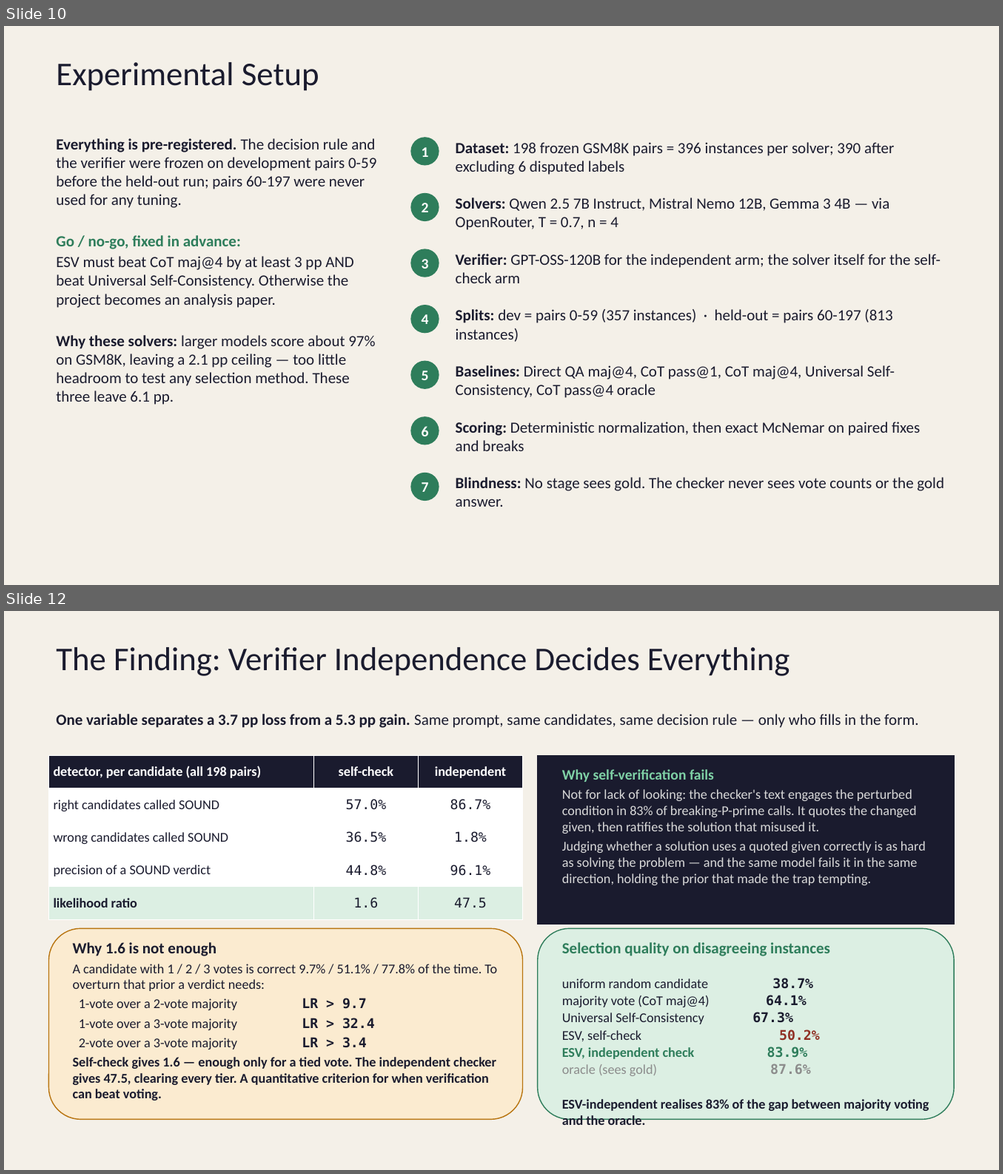
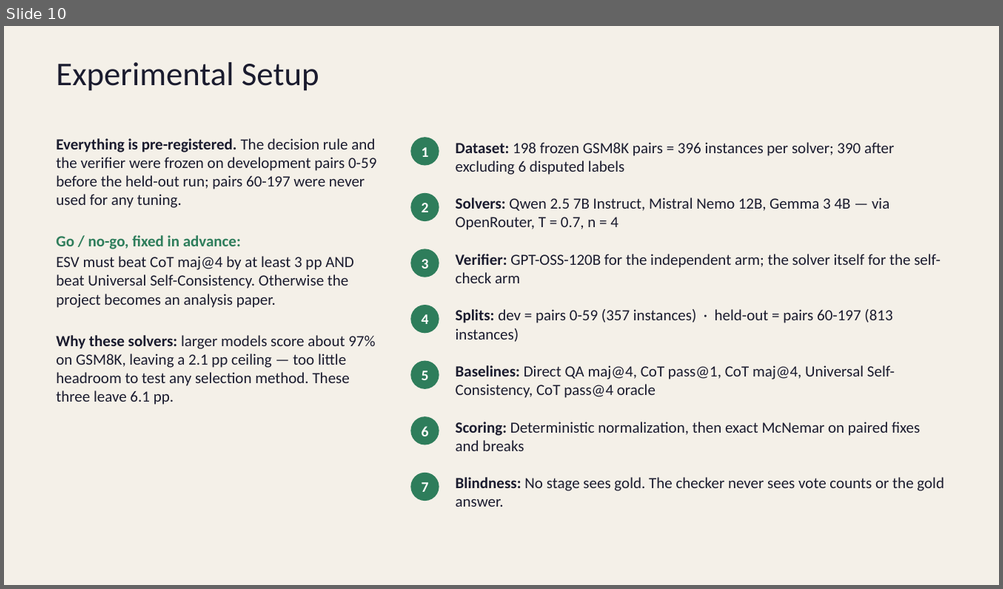
Before and after one commit to StellarDrift15/RAEN_structural-perturbations-esv, a slide deck: presentation/ESV_Project_Proposal_v3.pptx. Shown one above the other, each under a label of ours: slides 10 and 12 before the commit, slide 10 after it; the slides between them are not shown. The pictures are 1003x1174 and 1003x589 pixels, drawn with LibreOffice and Linux fonts; fonts in the diff are those of the drawing. Boxes give left, top, right and bottom in pixels: in the first picture for what was removed or moved away, otherwise in the second. Text is boxed around its words. In the diff, an @@ line names an element or a change of style, - is before the commit and + after.

```diff
--- a/presentation/ESV_Project_Proposal_v3.pptx
+++ b/presentation/ESV_Project_Proposal_v3.pptx
@@ slide 12 removed at (4,611,999,1170), background #F4F0E8 @@
@@ title removed at (56,647,790,676) @@
-The Finding: Verifier Independence Decides Everything
@@ text removed at (56,714,918,728) @@
-One variable separates a 3.7 pp loss from a 5.3 pp gain. Same prompt, same candidates, same decision rule — only who fills in the form.
@@ table removed at (48,756,523,920), 5 rows, 3 columns @@
-detector, per candidate (all 198 pairs) | self-check | independent
-right candidates called SOUND | 57.0% | 86.7%
-wrong candidates called SOUND | 36.5% | 1.8%
-precision of a SOUND verdict | 44.8% | 96.1%
-likelihood ratio | 1.6 | 47.5
@@ rectangle removed at (538,756,954,924) @@
@@ text removed at (562,769,925,886) @@
-Why self-verification fails
-Not for lack of looking: the checker's text engages the perturbed condition in 83% of breaking-P-prime calls. It quotes the changed given, then ratifies the solution that misused it.
-Judging whether a solution uses a quoted given correctly is as hard as solving the problem — and the same model fails it in the same direction, holding the prior that made the trap tempting.
@@ rounded rectangle removed at (48,929,523,1120) @@
@@ text removed at (73,943,497,1101) @@
-Why 1.6 is not enough
-A candidate with 1 / 2 / 3 votes is correct 9.7% / 51.1% / 77.8% of the time. To overturn that prior a verdict needs:
-1-vote over a 2-vote majority LR > 9.7
-1-vote over a 3-vote majority LR > 32.4
-2-vote over a 3-vote majority LR > 3.4
-Self-check gives 1.6 — enough only for a tied vote. The independent checker gives 47.5, clearing every tier. A quantitative criterion for when verification can beat voting.
@@ rounded rectangle removed at (538,929,954,1120) @@
@@ text removed at (562,943,928,1125) @@
-Selection quality on disagreeing instances
-uniform random candidate 38.7%
-majority vote (CoT maj@4) 64.1%
-Universal Self-Consistency 67.3%
-ESV, self-check 50.2%
-ESV, independent check 83.9%
-oracle (sees gold) 87.6%
-ESV-independent realises 83% of the gap between majority voting and the oracle.
```
Also in this commit, not shown: 5 slides changed, 1 slide added, 3 other files.
